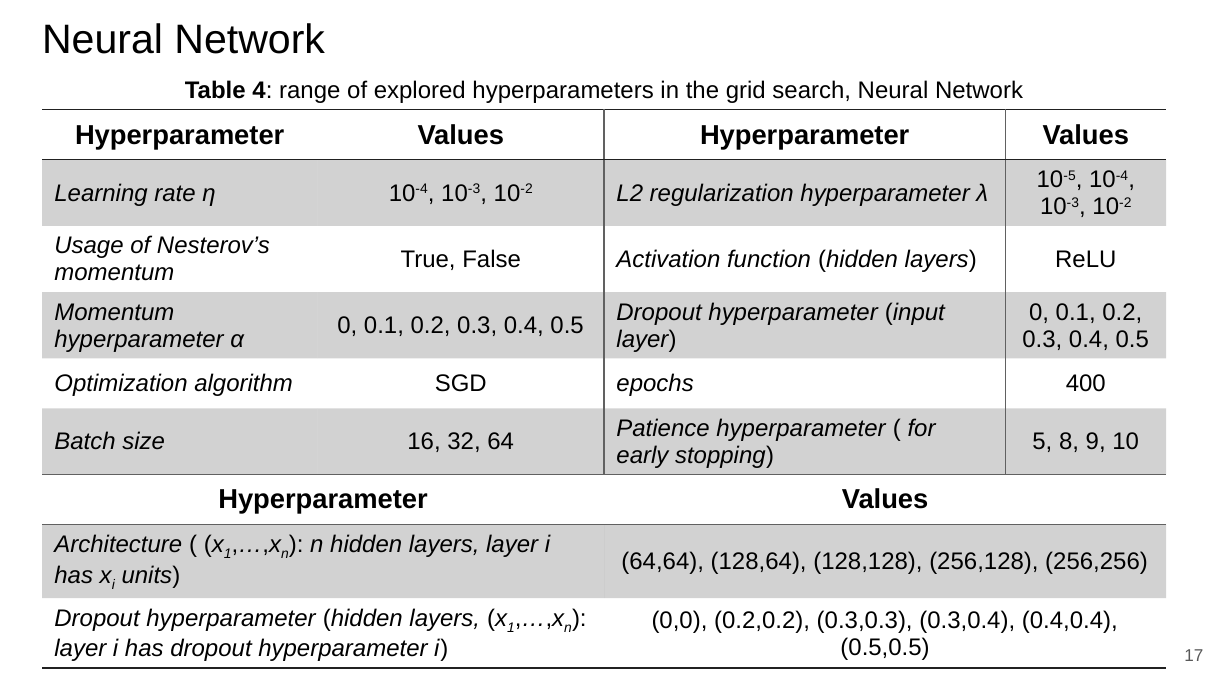
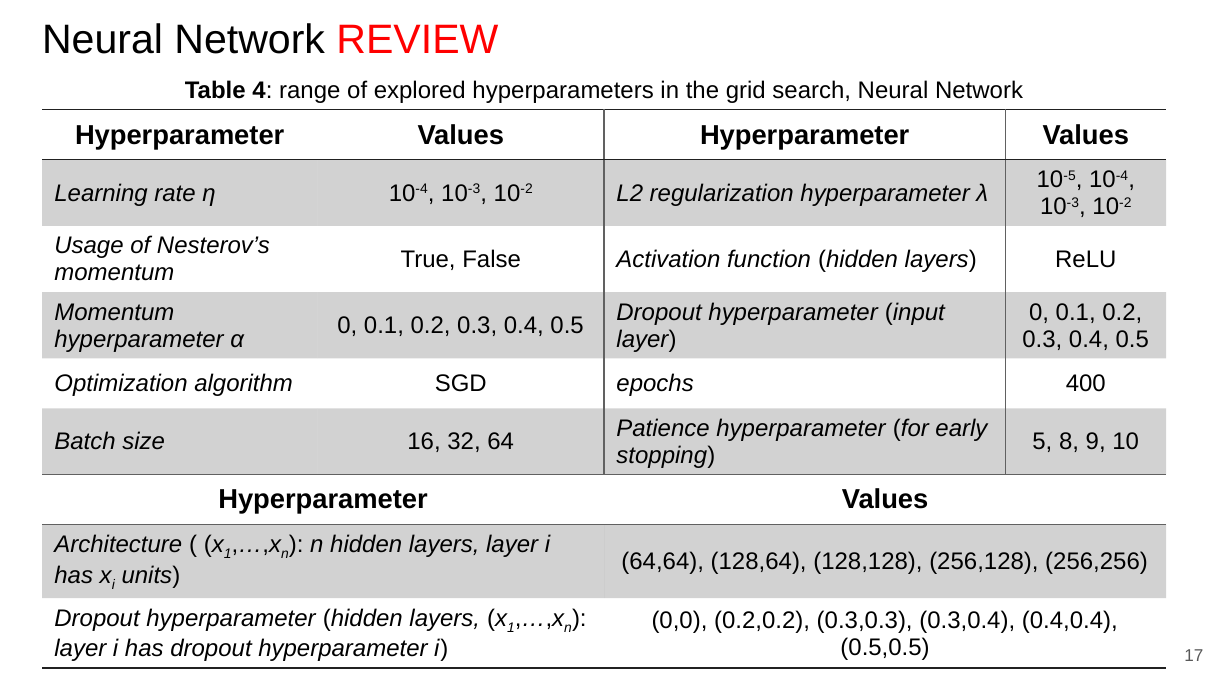
Before and after one commit to paolo-junior-mollica/machine-learning-project, a slide deck: slide 17 of relazione/ML-2023-PRJ-Slides-Demo.pptx. Drawn at 1232x693 pixels with LibreOffice and Linux fonts; fonts in the diff are those of the drawing. Boxes give left, top, right and bottom in pixels: in the first picture for what was removed or moved away, otherwise in the second. Text is boxed around its words. In the diff, an @@ line names an element or a change of style, - is before the commit and + after.

```diff
--- a/relazione/ML-2023-PRJ-Slides-Demo.pptx
+++ b/relazione/ML-2023-PRJ-Slides-Demo.pptx
@@ title at (x1=42, y1=23, x2=498, y2=54): text changed @@
-Neural Network
+Neural Network REVIEW
@@ table at (x1=42, y1=110, x2=1167, y2=679) @@
-row 6, column 3: Patience hyperparameter ( for early stopping)
+row 6, column 3: Patience hyperparameter (for early stopping)
```
Also in this commit, not shown: 3 other slides changed, 2 slides added.
